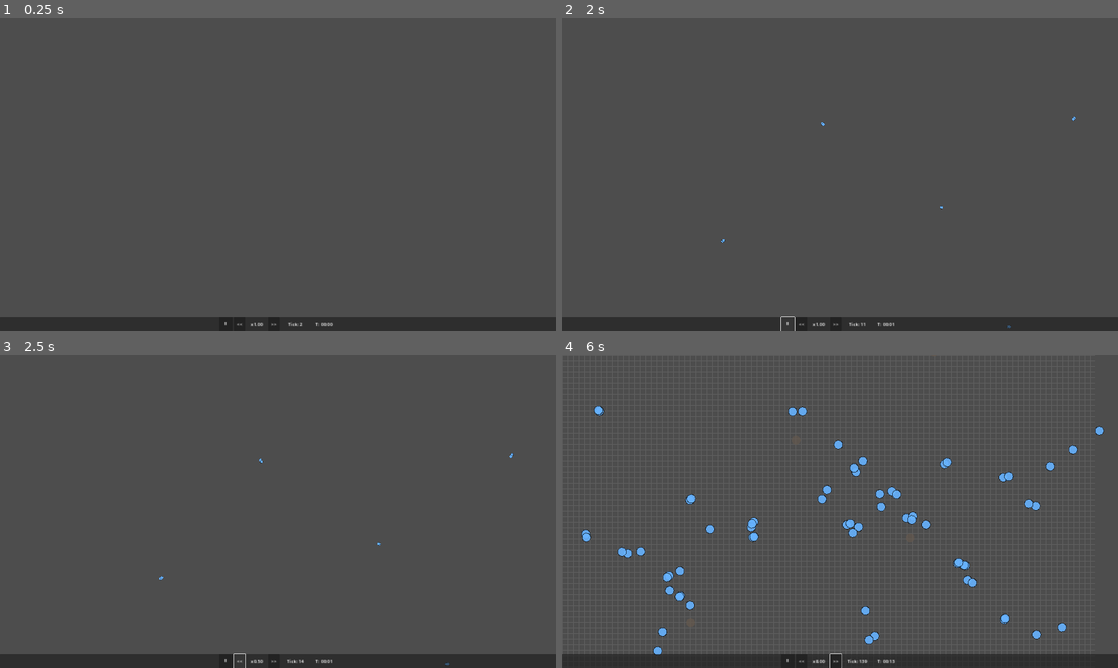
Above: before the commit, frames 1-4 (two rows, left to right).
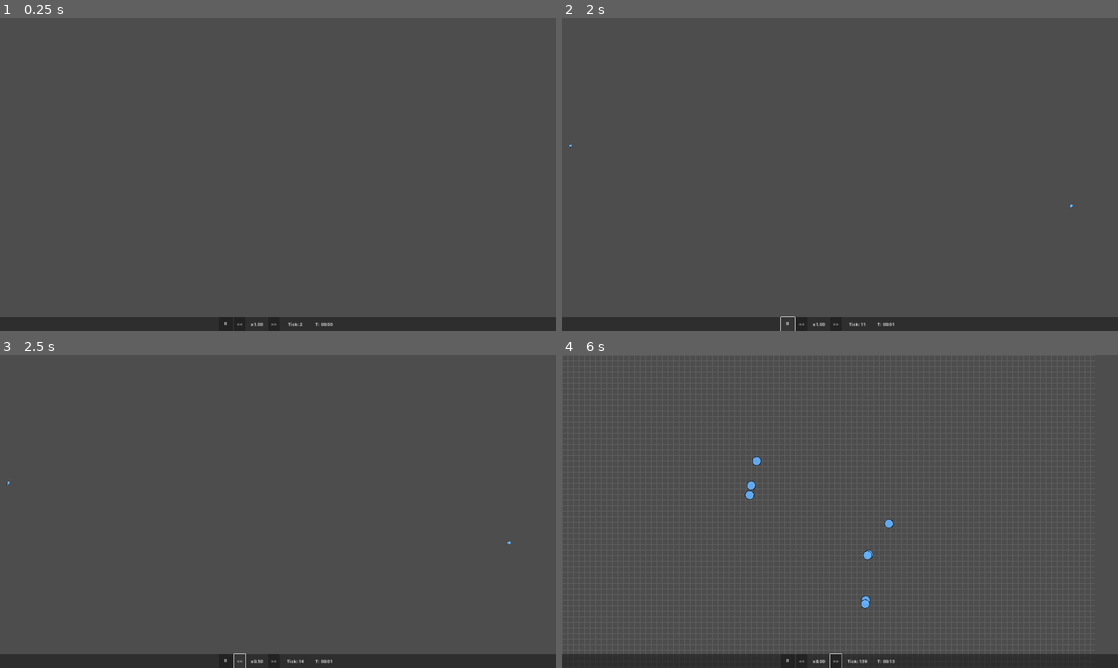
Above: after the commit, the same moments.

Repository: trinityUwU/Primordia
Game: Godot game, scene res://scenes/World.tscn
Same seed, same stepped clock (60 frames per second), same inputs: the game is played once before the commit and once after it.
Inputs (mouse positions are in pixels of both pictures, inside the frame that each line leads up to):
- Up to frame 1 (0.25 s): no input
- Up to frame 2 (2 s): click "⏸" at 0.5 s; click "▶" at 1.25 s
- Up to frame 3 (2.5 s): click "<<" at 2 s
- Up to frame 4 (6 s): click ">>" at 2.75 s; tap Enter at 3.5 s; move the mouse to (962, 495) at 3.52 s; hold D 3.53-4.28 s; tap G at 3.6 s; click (962, 495) at 3.67 s; tap Space at 3.77, 4.52 s; move the mouse to (728, 527) at 4.27 s; hold S 4.28-5.03 s; tap 1 at 4.35 s; move the mouse to (895, 442) at 5.02 s; hold D 5.03-5.78 s; tap 2 at 5.1 s; move the mouse to (812, 574) at 5.77 s; hold W from 5.78 s (still down); tap 3 at 5.85 s; click (812, 574) at 5.92 s

Frame 1 is identical in both runs. In frame 2, less than 0.1% of the frame differs, in the area x 1-93%, y 31-100%; in frame 3, less than 0.1%; in frame 4, 2.4%, in the area x 3-98%, y 16-96%.

Commit message:
perf: fix 7fps — cap agents + stagger ticks + reduce spawn radius
ChunkSpawner: MAX_AGENTS=800, radius 2500→1200px, density 0.02→0.005
  spawn tous les 5 ticks au lieu de chaque tick
PopulationManager: stagger TICK_STRIDE=2 — chaque agent tique 1/2 ticks

Co-Authored-By: Claude Sonnet 4.6 <noreply@anthropic.com>

Diff:
--- a/scripts/managers/ChunkSpawner.gd
+++ b/scripts/managers/ChunkSpawner.gd
@@ -1,8 +1,10 @@
 extends Node
 
-const ACTIVE_SPAWN_RADIUS: float = 2500.0
-const TARGET_DENSITY: float = 0.02
-const SPAWN_PER_TICK: int = 5
+const ACTIVE_SPAWN_RADIUS: float = 1200.0  # zone active raisonnable
+const MAX_AGENTS: int = 800               # cap dur global
+const TARGET_DENSITY: float = 0.005       # densité très réduite
+const SPAWN_PER_TICK: int = 3
+const SPAWN_EVERY_N_TICKS: int = 5        # spawn pas à chaque tick
 
 var _camera_world_pos: Vector2 = Vector2.ZERO
 
@@ -17,10 +19,11 @@
 	pass
 
 
-func _on_tick(_tick: int) -> void:
+func _on_tick(tick: int) -> void:
 	_update_camera_pos()
 	WorldGrid.update_active_chunks(_camera_world_pos, ACTIVE_SPAWN_RADIUS)
-	_maybe_spawn()
+	if tick % SPAWN_EVERY_N_TICKS == 0:
+		_maybe_spawn()
 
 
 func _update_camera_pos() -> void:
@@ -30,15 +33,16 @@
 
 
 func _maybe_spawn() -> void:
+	var current_count: int = PopulationManager.get_population_count()
+	if current_count >= MAX_AGENTS:
+		return
 	var active_cells: int = _count_active_cells()
-	var target_count: int = int(active_cells * TARGET_DENSITY)
-	var current_count: int = PopulationManager.get_population_count()
+	var target_count: int = mini(int(active_cells * TARGET_DENSITY), MAX_AGENTS)
 	if current_count >= target_count:
 		return
 	var to_spawn: int = mini(SPAWN_PER_TICK, target_count - current_count)
 	for i in to_spawn:
-		var pos: Vector2 = _random_spawn_pos()
-		PopulationManager.spawn_bacterium(pos)
+		PopulationManager.spawn_bacterium(_random_spawn_pos())
 
 
 func _count_active_cells() -> int:
--- a/scripts/managers/PopulationManager.gd
+++ b/scripts/managers/PopulationManager.gd
@@ -57,10 +57,20 @@
 	_request_redraw()
 
 
+# Stagger: chaque agent tique 1 fois sur TICK_STRIDE ticks pour étaler la charge.
+const TICK_STRIDE: int = 2
+
 func _process_agents(tick_num: int) -> void:
-	for agent in _agents:
+	var count: int = _agents.size()
+	if count == 0:
+		return
+	var start: int = tick_num % TICK_STRIDE
+	var i: int = start
+	while i < count:
+		var agent = _agents[i]
 		if agent.alive:
 			agent._tick(tick_num)
+		i += TICK_STRIDE
 
 
 func _purge_dead() -> void:
